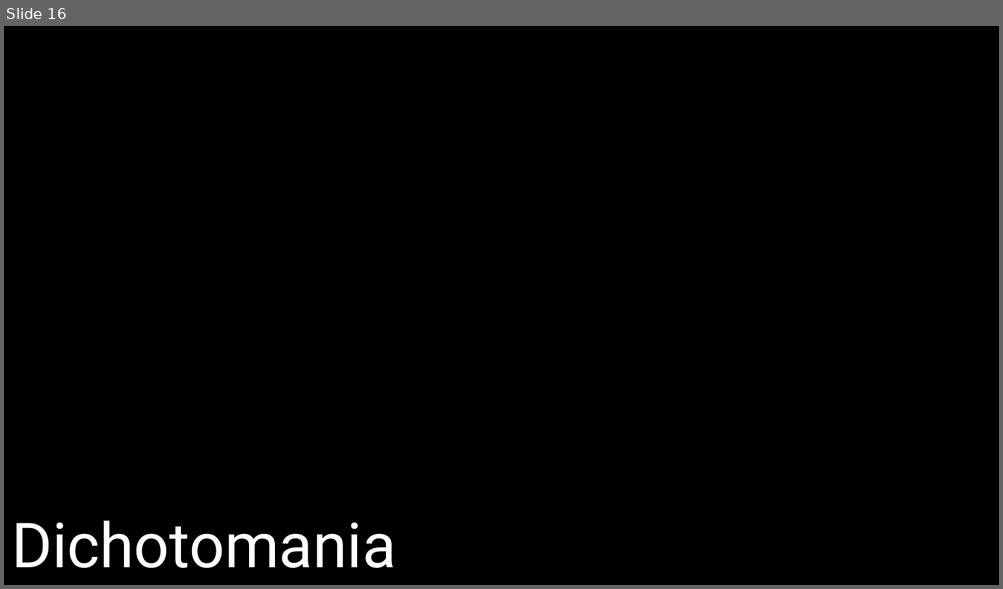
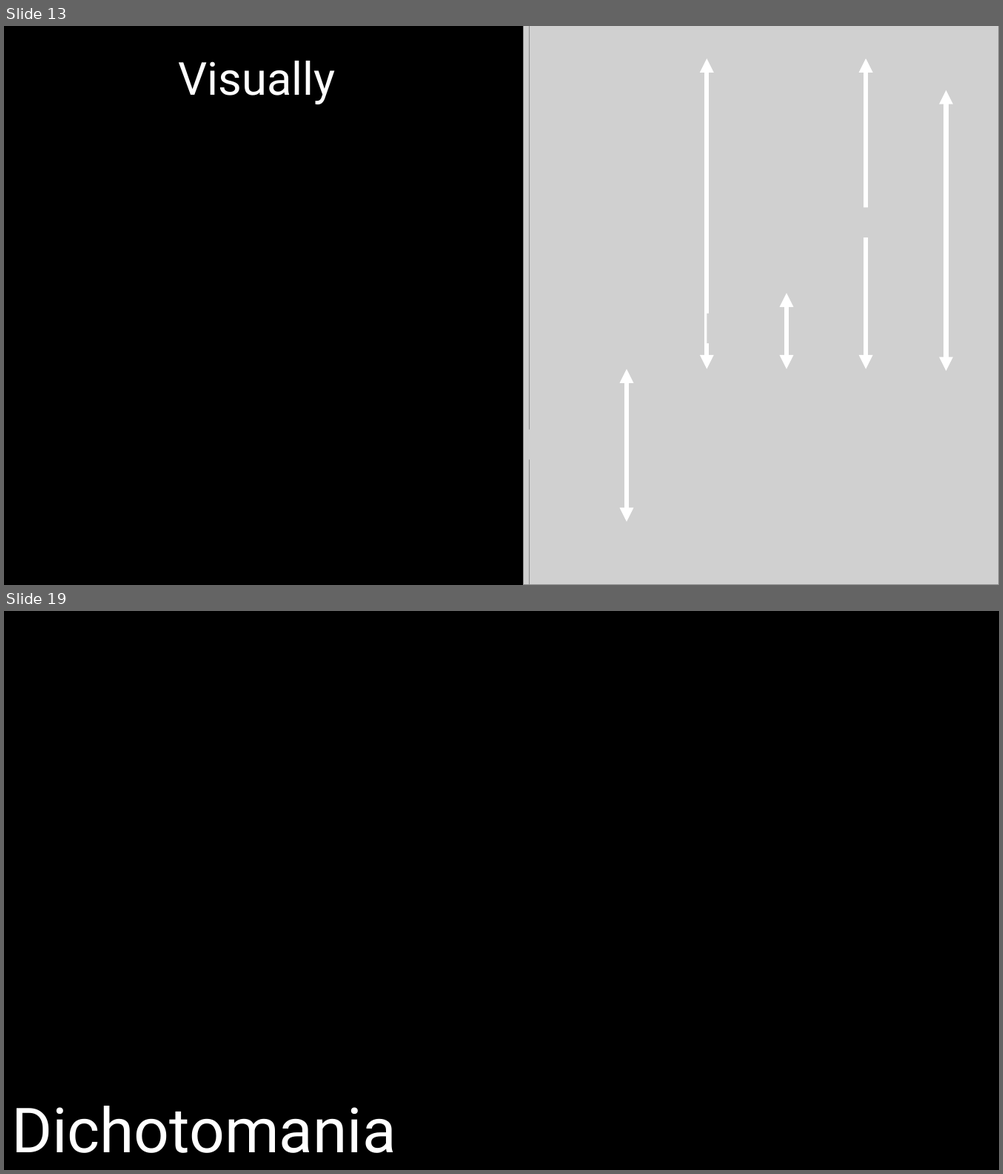
Before and after one commit to DeonRoos/006-BI3010, a slide deck: Lecture 7 - Cat LM/slides/LM with cat.pptx. Shown one above the other, each under a label of ours: slide 16 before the commit, slides 13 and 19 after it; the slides between them are not shown. The pictures are 1003x589 and 1003x1174 pixels, drawn with LibreOffice and Linux fonts; fonts in the diff are those of the drawing; grey boxes stand for pictures. Boxes give left, top, right and bottom in pixels: in the first picture for what was removed or moved away, otherwise in the second. Text is boxed around its words. In the diff, an @@ line names an element or a change of style, - is before the commit and + after.

```diff
--- a/Lecture 7 - Cat LM/slides/LM with cat.pptx
+++ b/Lecture 7 - Cat LM/slides/LM with cat.pptx
@@ slide 13 added at bbox=[4, 26, 999, 585], background #000000 @@
@@ picture added at bbox=[523, 26, 999, 585] @@
@@ picture added at bbox=[529, 26, 999, 585] @@
@@ title added at bbox=[178, 60, 335, 104], 44 pt, text #FFFFFF @@
+Visually
@@ double arrow added from (707, 59) to (707, 369), #FFFFFF 4.5 pt @@
@@ double arrow added from (866, 59) to (866, 369), #FFFFFF 4.5 pt @@
@@ double arrow added from (945, 90) to (945, 372), #FFFFFF 4.5 pt @@
@@ picture added at bbox=[606, 184, 700, 214] @@
@@ picture added at bbox=[764, 184, 859, 214] @@
@@ picture added at bbox=[858, 207, 953, 237] @@
@@ picture added at bbox=[707, 314, 791, 344] @@
@@ double arrow added from (787, 293) to (787, 369), #FFFFFF 4.5 pt @@
@@ double arrow added from (626, 369) to (626, 522), #FFFFFF 4.5 pt @@
@@ picture added at bbox=[525, 429, 620, 460] @@
@@ what was slide 16 is now slide 19 @@
```
Also in this commit, not shown: 4 slides changed, 6 other slides added, 4 slides removed, 9 other files.
